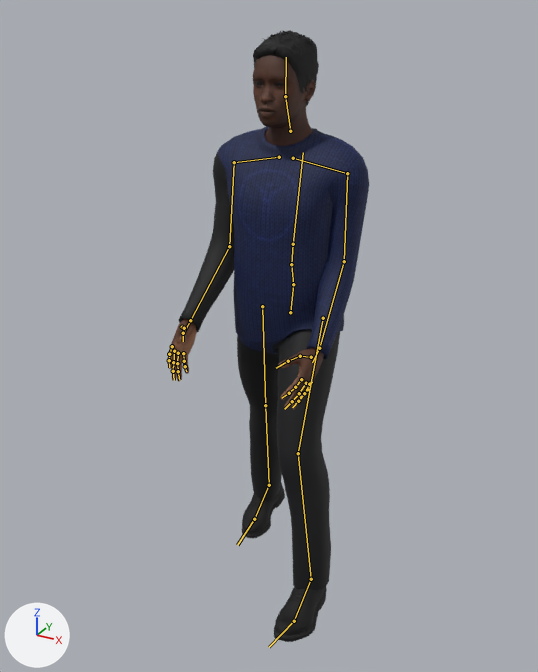
Before and after pictures for a commit that changed the glTF model public/models/npcs/maboneng-courier.glb.
Rendered twice from a camera (50 mm lens) standing at (1.017, -2.004, 1.916) and looking at (-0.044, -0.075, 0.952). Lighting does not change. The marker at lower left points along +X, +Y and +Z. The first picture is the older version. Both versions are drawn at frame 10 of the action 'sprint'; the numbers are the values there. The bones that change, and the others that lie on the model, are drawn over the model as lines.

In view in the first picture: 'EyesMesh', 'HairShoesMesh', 'OutfitMesh', 'SkinMesh'.
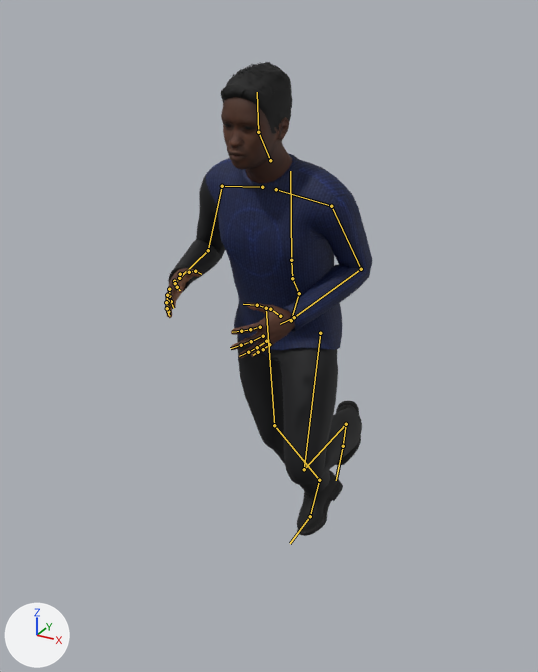
Pixel boxes [x1, y1, x2, y2] of what changed, in the pictures (538 x 672 px):
```json
{"object": "OutfitMesh", "change": "posed", "before": [179, 126, 369, 591], "after": [168, 154, 373, 495], "on screen": "8% wider, 27% shorter"}
{"object": "SkinMesh", "change": "posed", "before": [168, 55, 324, 410], "after": [165, 97, 295, 358]}
{"object": "HairShoesMesh", "change": "posed", "before": [242, 30, 327, 642], "after": [221, 62, 361, 536], "on screen": "64% wider, 23% shorter"}
{"object": "EyesMesh", "change": "posed", "before": [256, 82, 284, 86], "after": [225, 124, 253, 130]}
{"bone": "Hips", "before": "(290, 312) to (293, 284)", "after": "(291, 320) to (299, 293)"}
{"bone": "Spine", "before": "(293, 284) to (291, 264)", "after": "(299, 293) to (292, 278)"}
{"bone": "Chest", "before": "(291, 264) to (293, 244)", "after": "(292, 278) to (291, 260)"}
{"bone": "UpperArm_L", "before": "(347, 173) to (344, 261)", "after": "(331, 206) to (361, 269)"}
{"bone": "LowerArm_L", "before": "(344, 261) to (319, 348)", "after": "(361, 269) to (294, 317)"}
{"bone": "UpperArm_R", "before": "(234, 162) to (229, 246)", "after": "(222, 186) to (208, 250)"}
{"bone": "LowerArm_R", "before": "(229, 246) to (190, 320)", "after": "(208, 250) to (179, 278)"}
{"bone": "Head", "before": "(285, 96) to (286, 57)", "after": "(258, 132) to (257, 92)"}
{"bone": "UpperLeg_L", "before": "(323, 318) to (298, 453)", "after": "(320, 333) to (304, 469)"}
{"bone": "LowerLeg_L", "before": "(298, 453) to (311, 579)", "after": "(304, 469) to (346, 424)"}
{"bone": "Foot_L", "before": "(311, 579) to (294, 621)", "after": "(346, 424) to (343, 446)"}
{"bone": "UpperLeg_R", "before": "(262, 306) to (265, 405)", "after": "(266, 308) to (274, 425)"}
{"bone": "LowerLeg_R", "before": "(265, 405) to (269, 485)", "after": "(274, 425) to (319, 480)"}
{"bone": "Foot_R", "before": "(269, 485) to (254, 519)", "after": "(319, 480) to (310, 516)"}
```

Scene script edits in JSON lines:
```json
{"block": "bone_hips", "where": "bone_hips = bpy.data.objects['Npc_maboneng-courier'].pose.bones['Hips']  # child of 'Root'"}
{"op": "set", "path": "bone_hips.location", "old": "(0.0, 0.0, 0.0)", "new": "(0.001, -0.025, -0.009)"}
{"op": "set", "path": "bone_hips.rotation_quaternion", "old": "(0.998, 0.069, -0.003, 0.005)", "new": "(0.994, 0.048, -0.039, -0.095)", "note": "degrees (8, 0, 1) -> degrees (6, -4, -11)"}
{"block": "bone_spine", "where": "bone_spine = bpy.data.objects['Npc_maboneng-courier'].pose.bones['Spine']  # child of 'Hips'"}
{"op": "set", "path": "bone_spine.rotation_quaternion", "old": "(0.999, -0.038, 0.0, 0.002)", "new": "(0.983, 0.16, 0.035, 0.077)", "note": "degrees (-4, 0, 0) -> degrees (19, 2, 9)"}
{"block": "bone_chest", "where": "bone_chest = bpy.data.objects['Npc_maboneng-courier'].pose.bones['Chest']  # child of 'Spine'"}
{"op": "set", "path": "bone_chest.rotation_quaternion", "old": "(0.999, -0.052, 0.0, -0.003)", "new": "(0.997, -0.071, 0.008, -0.018)", "note": "degrees (-6, 0, 0) -> degrees (-8, 1, -2)"}
{"block": "bone_upperarm_l", "where": "bone_upperarm_l = bpy.data.objects['Npc_maboneng-courier'].pose.bones['UpperArm_L']  # child of 'clavicle_l'"}
{"op": "set", "path": "bone_upperarm_l.rotation_quaternion", "old": "(0.935, -0.033, 0.012, -0.352)", "new": "(0.92, -0.121, 0.209, -0.308)", "note": "degrees (-4, 0, -41) -> degrees (-22, 18, -40)"}
{"block": "bone_lowerarm_l", "where": "bone_lowerarm_l = bpy.data.objects['Npc_maboneng-courier'].pose.bones['LowerArm_L']  # child of 'UpperArm_L'"}
{"op": "set", "path": "bone_lowerarm_l.rotation_quaternion", "old": "(0.999, -0.04, 0.0, 0.0)", "new": "(0.867, 0.496, 0.0, 0.038)", "note": "degrees (-5, 0, 0) -> degrees (59, -2, 4)"}
{"block": "bone_upperarm_r", "where": "bone_upperarm_r = bpy.data.objects['Npc_maboneng-courier'].pose.bones['UpperArm_R']  # child of 'clavicle_r'"}
{"op": "set", "path": "bone_upperarm_r.rotation_quaternion", "old": "(0.935, 0.033, 0.012, 0.352)", "new": "(0.973, 0.038, -0.163, 0.157)", "note": "degrees (4, 0, 41) -> degrees (1, -19, 18)"}
{"block": "bone_lowerarm_r", "where": "bone_lowerarm_r = bpy.data.objects['Npc_maboneng-courier'].pose.bones['LowerArm_R']  # child of 'UpperArm_R'"}
{"op": "set", "path": "bone_lowerarm_r.rotation_quaternion", "old": "(0.999, -0.04, 0.0, 0.0)", "new": "(0.848, 0.527, 0.0, -0.041)", "note": "degrees (-5, 0, 0) -> degrees (64, 2, -4)"}
{"block": "bone_head", "where": "bone_head = bpy.data.objects['Npc_maboneng-courier'].pose.bones['Head']  # child of 'neck_01'"}
{"op": "set", "path": "bone_head.rotation_quaternion", "old": "(1.0, 0.011, 0.0, 0.001)", "new": "(0.997, -0.072, 0.026, -0.012)", "note": "degrees (1, 0, 0) -> degrees (-8, 3, -2)"}
{"block": "bone_upperleg_l", "where": "bone_upperleg_l = bpy.data.objects['Npc_maboneng-courier'].pose.bones['UpperLeg_L']  # child of 'Hips'"}
{"op": "set", "path": "bone_upperleg_l.rotation_quaternion", "old": "(-0.948, 0.283, 0.029, -0.146)", "new": "(-0.934, 0.268, 0.223, -0.058)", "note": "degrees (-33, 2, 17) -> degrees (-35, -23, 14)"}
{"block": "bone_lowerleg_l", "where": "bone_lowerleg_l = bpy.data.objects['Npc_maboneng-courier'].pose.bones['LowerLeg_L']  # child of 'UpperLeg_L'"}
{"op": "set", "path": "bone_lowerleg_l.rotation_quaternion", "old": "(0.977, 0.212, 0.026, 0.006)", "new": "(0.634, 0.756, 0.0, -0.161)", "note": "degrees (25, 3, 1) -> degrees (99, 14, -12)"}
{"block": "bone_foot_l", "where": "bone_foot_l = bpy.data.objects['Npc_maboneng-courier'].pose.bones['Foot_L']  # child of 'LowerLeg_L'"}
{"op": "set", "path": "bone_foot_l.rotation_quaternion", "old": "(0.999, 0.038, 0.009, 0.004)", "new": "(0.972, 0.115, -0.01, 0.204)", "note": "degrees (4, 1, 1) -> degrees (13, -4, 23)"}
{"block": "bone_upperleg_r", "where": "bone_upperleg_r = bpy.data.objects['Npc_maboneng-courier'].pose.bones['UpperLeg_R']  # child of 'Hips'"}
{"op": "set", "path": "bone_upperleg_r.rotation_quaternion", "old": "(0.999, 0.065, -0.007, 0.036)", "new": "(0.979, 0.088, 0.103, -0.15)", "note": "degrees (7, -1, 4) -> degrees (8, 13, -16)"}
{"block": "bone_lowerleg_r", "where": "bone_lowerleg_r = bpy.data.objects['Npc_maboneng-courier'].pose.bones['LowerLeg_R']  # child of 'UpperLeg_R'"}
{"op": "set", "path": "bone_lowerleg_r.rotation_quaternion", "old": "(1.003, -0.035, 0.004, 0.001)", "new": "(0.968, 0.246, 0.0, 0.052)", "note": "degrees (-4, 0, 0) -> degrees (28, -1, 6)"}
{"block": "bone_foot_r", "where": "bone_foot_r = bpy.data.objects['Npc_maboneng-courier'].pose.bones['Foot_R']  # child of 'LowerLeg_R'"}
{"op": "set", "path": "bone_foot_r.rotation_quaternion", "old": "(1.0, 0.019, 0.0, -0.001)", "new": "(0.983, -0.083, 0.064, -0.145)", "note": "degrees (2, 0, 0) -> degrees (-11, 6, -17)"}
```
